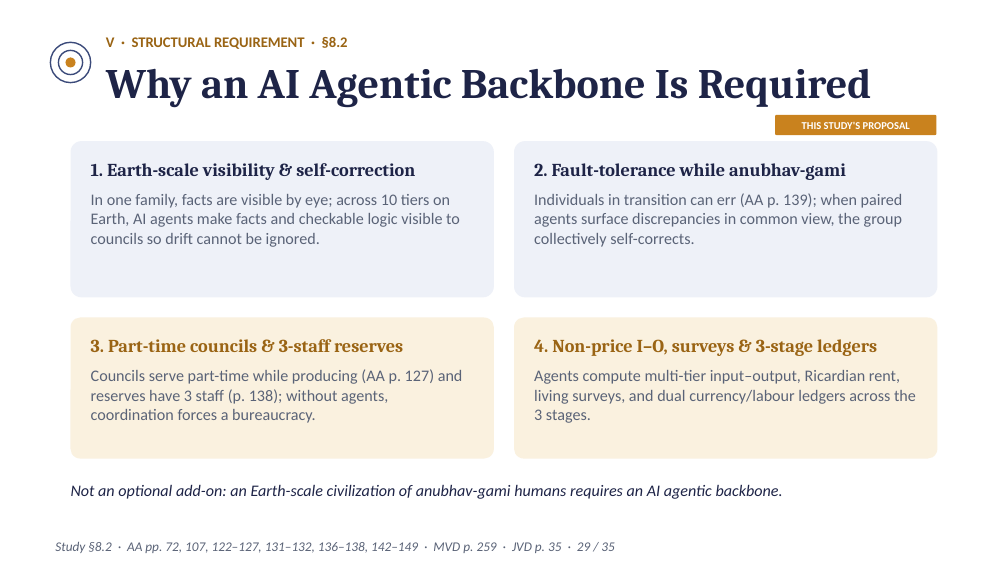
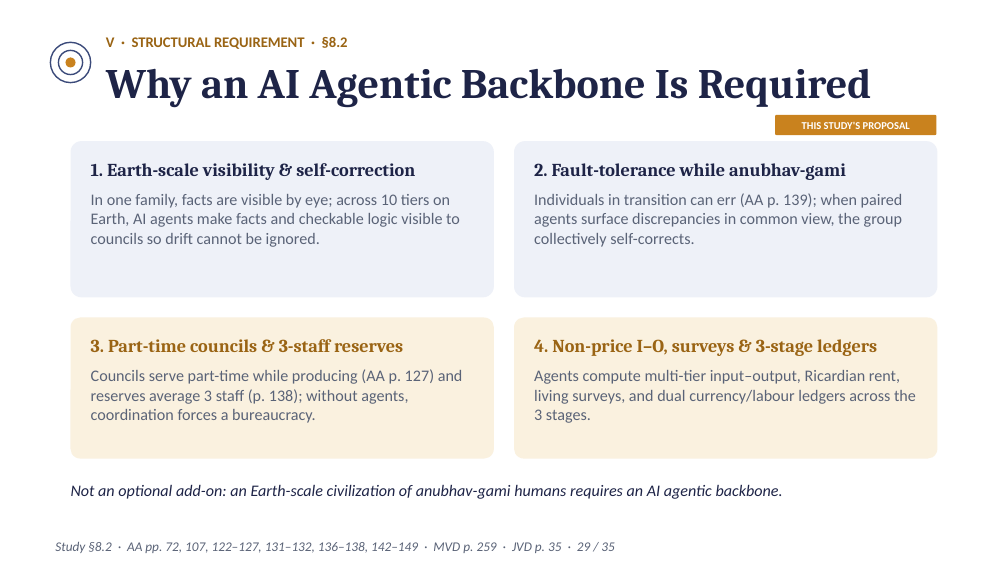
Before and after one commit to raghavamohan/AnalyticMadhyasthDarshan, a slide deck: slide 29 of Studies/Prosperity-Economics-And-Right-Use/Prosperity-Economics-And-Right-Use-Madhyasth-Darshan.pptx. Drawn at 1008x567 pixels with LibreOffice and Linux fonts; fonts in the diff are those of the drawing. Boxes give left, top, right and bottom in pixels: in the first picture for what was removed or moved away, otherwise in the second. Text is boxed around its words. In the diff, an @@ line names an element or a change of style, - is before the commit and + after.

```diff
--- a/Studies/Prosperity-Economics-And-Right-Use/Prosperity-Economics-And-Right-Use-Madhyasth-Darshan.pptx
+++ b/Studies/Prosperity-Economics-And-Right-Use/Prosperity-Economics-And-Right-Use-Madhyasth-Darshan.pptx
@@ text at (91, 369, 463, 423): text changed @@
-Councils serve part-time while producing (AA p. 127) and reserves have 3 staff (p. 138); without agents, coordination forces a bureaucracy.
+Councils serve part-time while producing (AA p. 127) and reserves average 3 staff (p. 138); without agents, coordination forces a bureaucracy.
```
Also in this commit, not shown: 3 other slides changed, 2 other files.
